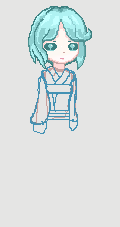
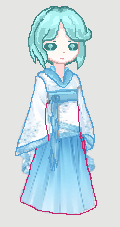
Before/after of a w=120, h=227 layered artwork. What changed in the layer stack:
painted on "Character" over 30, 65, 78, 134
added layer "Layer 3" above "Layer 1" over 15, 65, 97, 215
